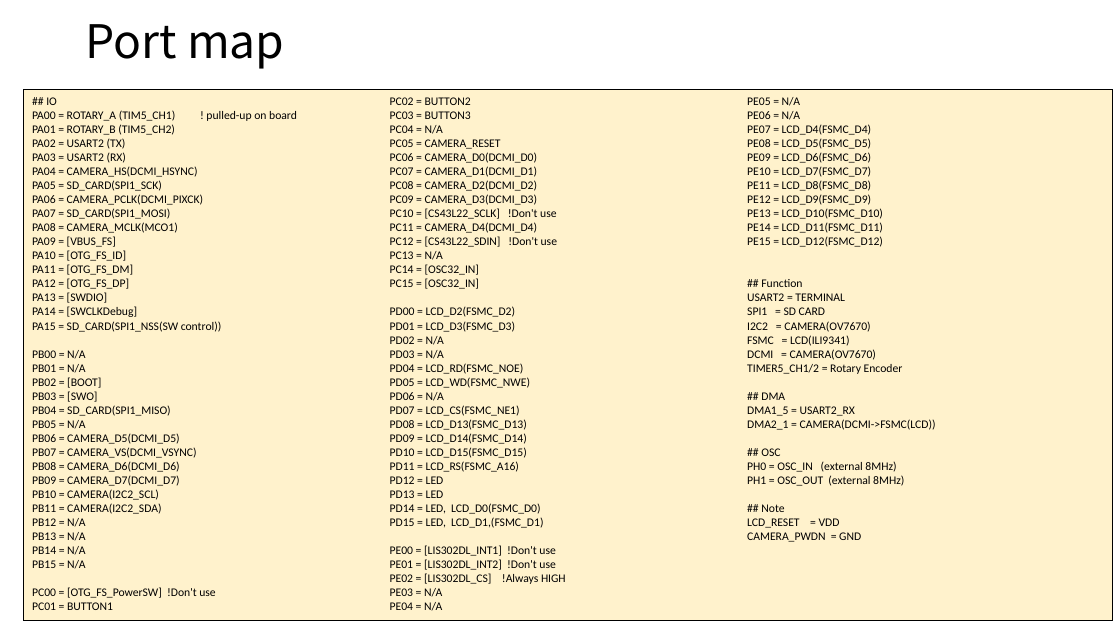
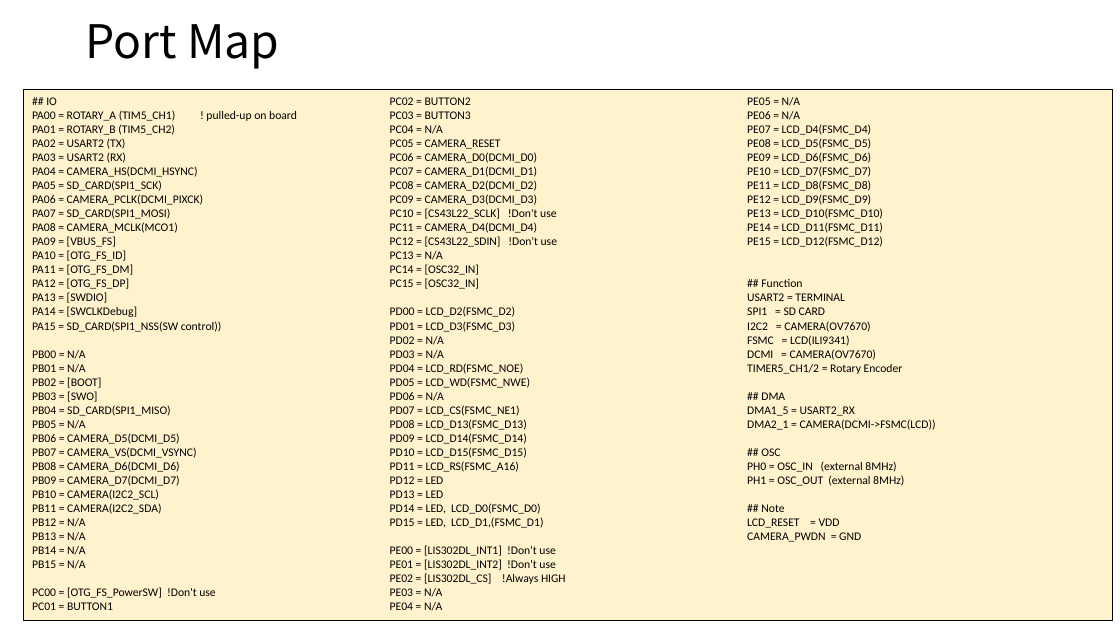
Before and after one commit to iwatake2222/DigitalCamera_STM32, a slide deck: slide 42 of 01_doc/DigitalCameraDesignDocument.pptx. Drawn at 1120x630 pixels with LibreOffice and Linux fonts; fonts in the diff are those of the drawing. Boxes give left, top, right and bottom in pixels: in the first picture for what was removed or moved away, otherwise in the second. Text is boxed around its words. In the diff, an @@ line names an element or a change of style, - is before the commit and + after.

```diff
--- a/01_doc/DigitalCameraDesignDocument.pptx
+++ b/01_doc/DigitalCameraDesignDocument.pptx
@@ title at (85,24,279,69): text changed @@
-Port map
+Port Map
```
Also in this commit, not shown: 3 other slides changed, 1 slide added, 1 slide removed, 9 other files.
